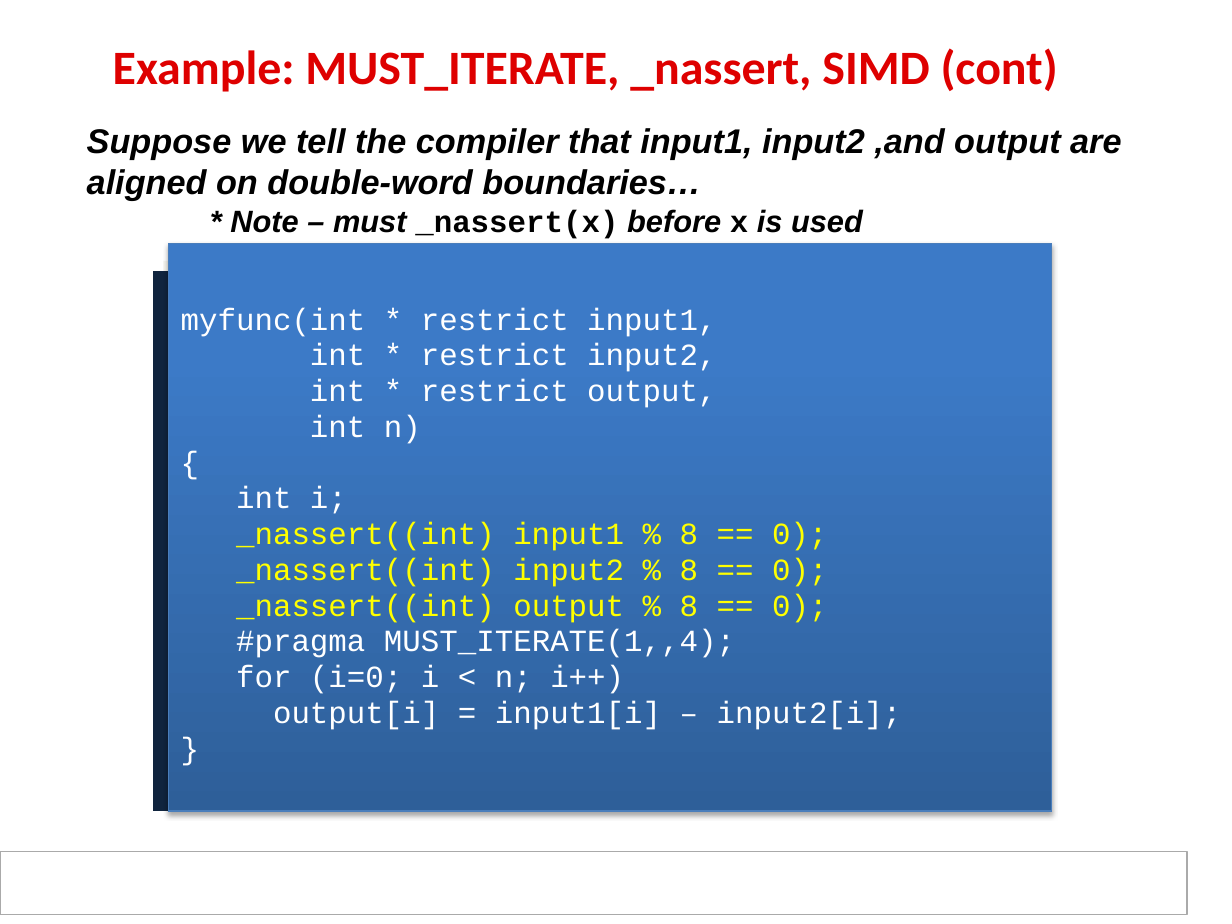
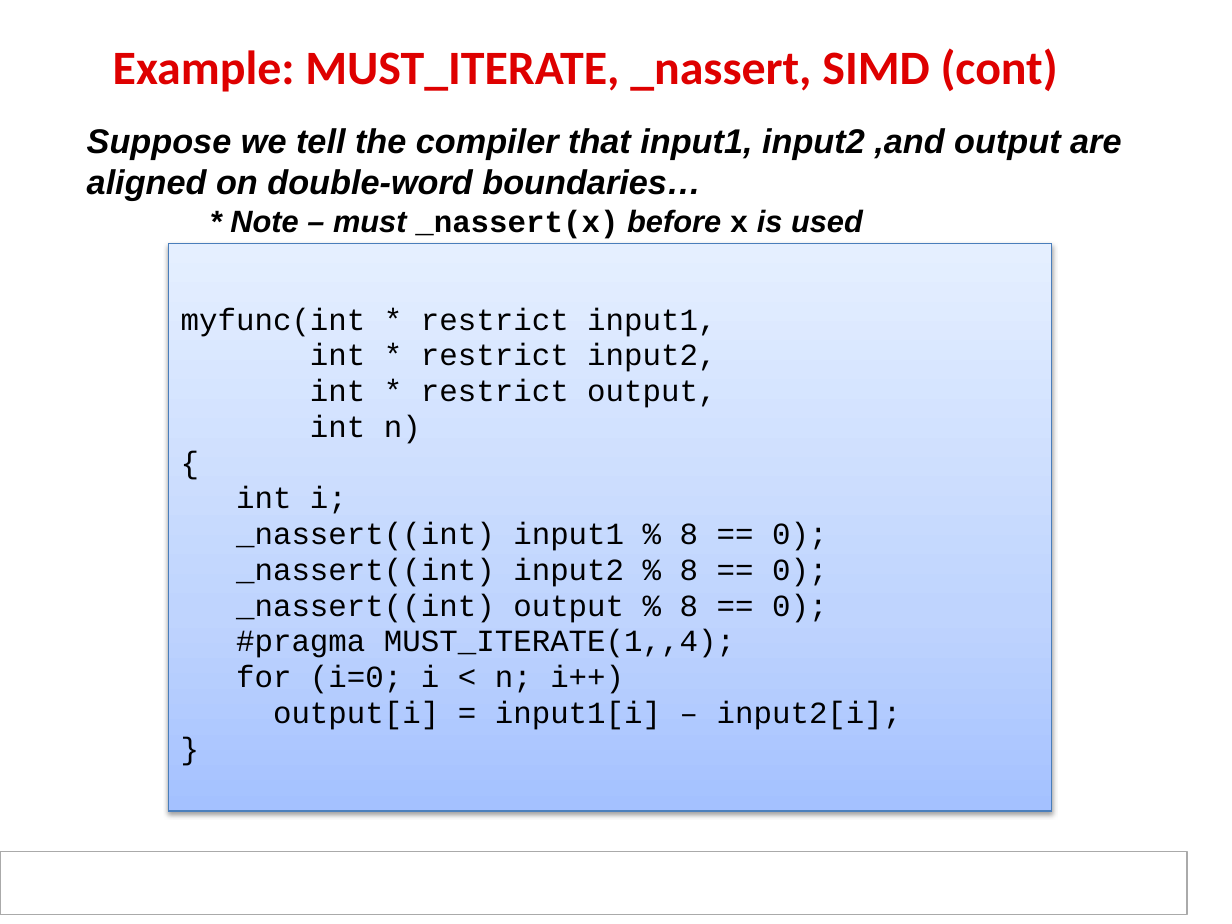
Before and after one commit to hari1989/keystone-workshop, a slide deck: slide 54 of slides/KeyStone Optimization.pptx (slide 50 before the commit). Drawn at 1232x924 pixels with LibreOffice and Linux fonts; fonts in the diff are those of the drawing; background and template pictures are left out. Boxes give left, top, right and bottom in pixels: in the first picture for what was removed or moved away, otherwise in the second. Text is boxed around its words. In the diff, an @@ line names an element or a change of style, - is before the commit and + after.

```diff
--- a/slides/KeyStone Optimization.pptx
+++ b/slides/KeyStone Optimization.pptx
@@ text "myfunc(int * restrict input1," at <box>181,308,902,730</box>: text colour #FFFFFF to #000000 in "myfunc(int * restrict input1,", "int * restrict input2,", "int * restrict output,", "int n)" and 6 more places; text colour #FFFF00 to #000000 in "_nassert((int) input1 % 8 == 0);", "_nassert((int) input2 % 8 == 0);", "_nassert((int) output % 8 == 0);" @@
@@ rectangle removed at <box>153,271,1005,811</box> @@
```
Also in this commit, not shown: 20 other slides changed, 12 slides added, 6 slides removed, 2 other files.
